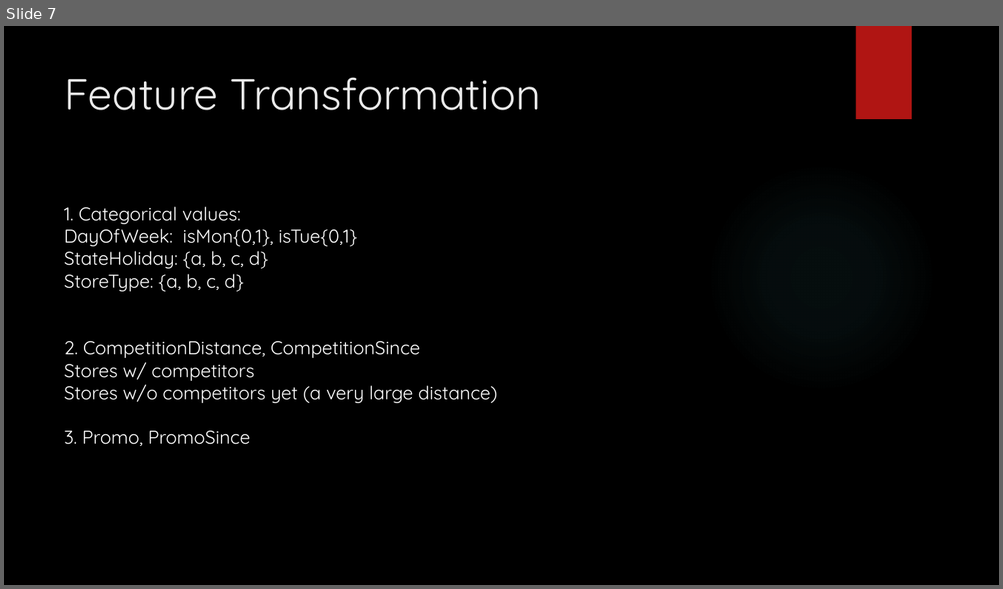
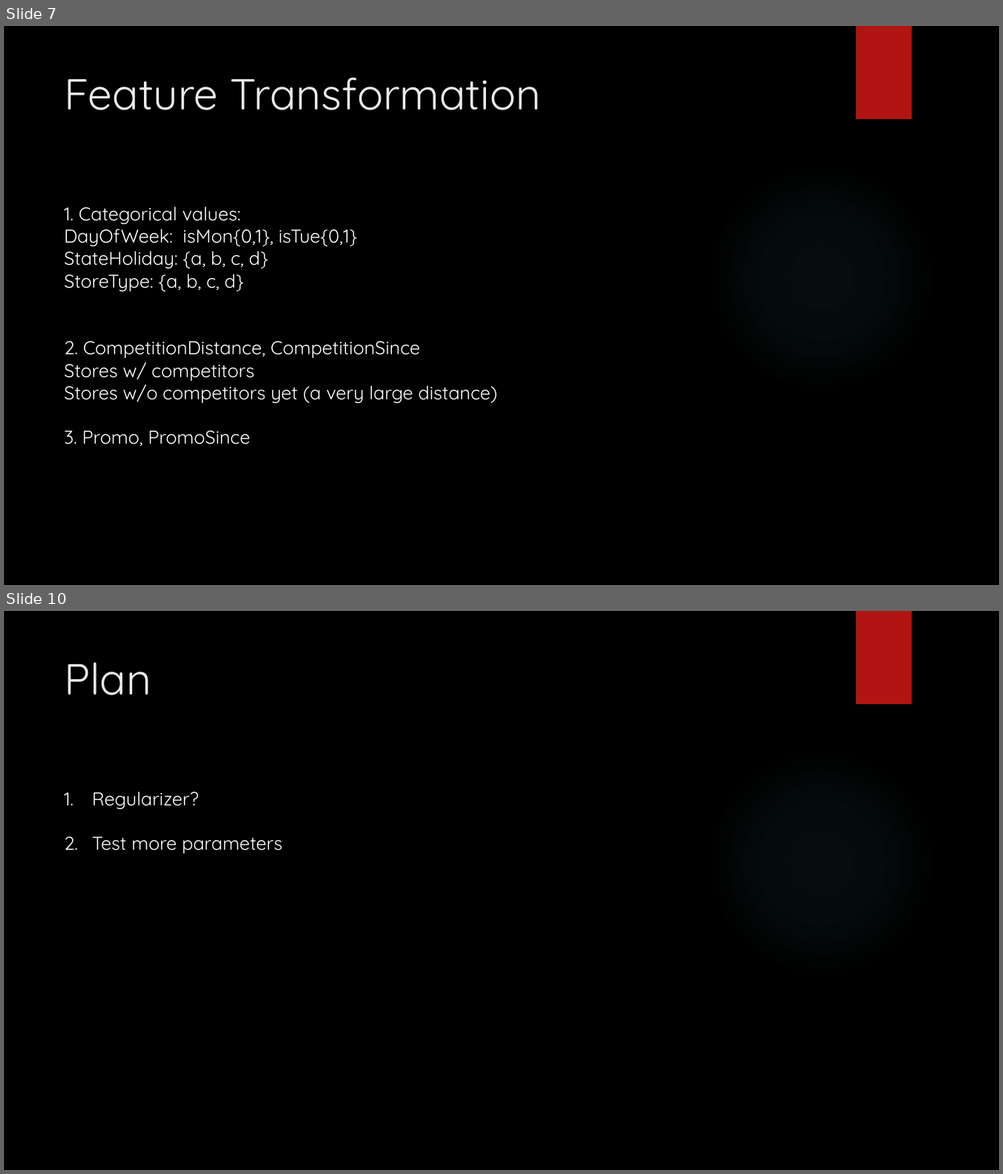
Before and after one commit to hq43/ORIE4741-Proj, a slide deck: Predicting Rossmann Store Sales.pptx. Shown one above the other, each under a label of ours: slide 7 before the commit, slides 7 and 10 after it; the slides between them are not shown. The pictures are 1003x589 and 1003x1174 pixels, drawn with LibreOffice and Linux fonts; fonts in the diff are those of the drawing; background and template pictures are left out. Boxes give left, top, right and bottom in pixels: in the first picture for what was removed or moved away, otherwise in the second. Text is boxed around its words. In the diff, an @@ line names an element or a change of style, - is before the commit and + after.

```diff
--- a/Predicting Rossmann Store Sales.pptx
+++ b/Predicting Rossmann Store Sales.pptx
@@ slide 10 added at (4,611,999,1170), background picture (left out); not listed: 2 template elements that a slide beside it also shows @@
@@ title added at (64,662,151,695), 42 pt, text #EBEBEB @@
+Plan
@@ text added at (92,792,282,854), 18 pt, text #FFFFFF @@
+1. Regularizer?
+2. Test more parameters
```
Also in this commit, not shown: 3 slides changed.
